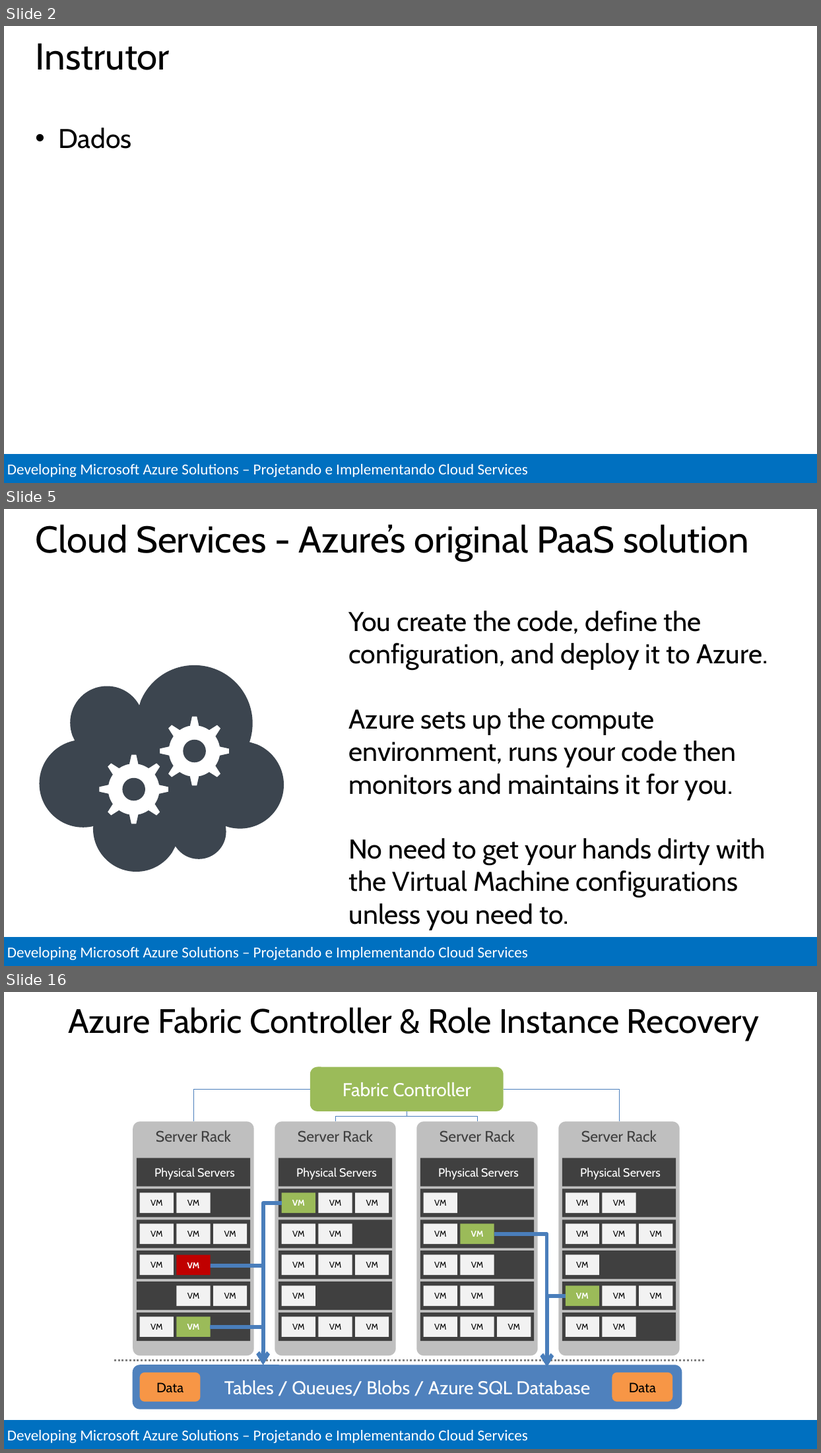
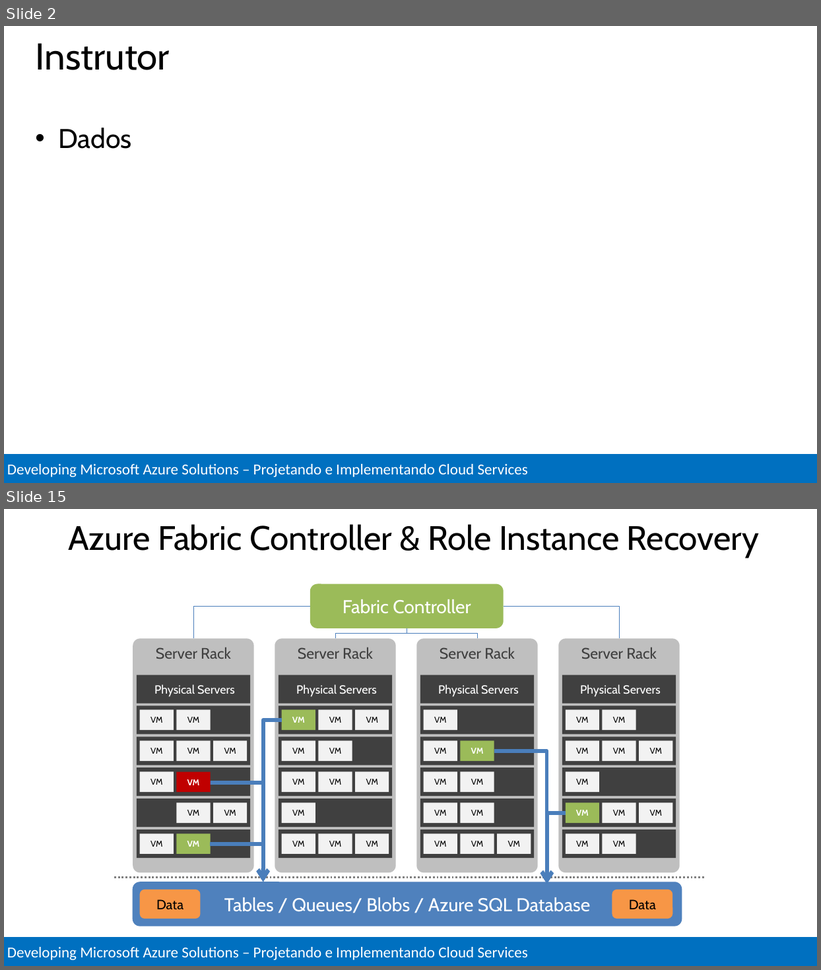
Before and after one commit to Evilazaro/MCSDAzureTraining, a slide deck: Design and Implement Cloud Services/Design and Implement Cloud Services.pptx. Shown one above the other, each under a label of ours: slides 2, 5 and 16 before the commit, slides 2 and 15 after it; the slides between them are not shown. The pictures are 821x1453 and 821x970 pixels, drawn with LibreOffice and Linux fonts; fonts in the diff are those of the drawing. Boxes give left, top, right and bottom in pixels: in the first picture for what was removed or moved away, otherwise in the second. Text is boxed around its words. In the diff, an @@ line names an element or a change of style, - is before the commit and + after.

Commit message:
Tradução Arquitetura do Cloud Service

```diff
--- a/Design and Implement Cloud Services/Design and Implement Cloud Services.pptx
+++ b/Design and Implement Cloud Services/Design and Implement Cloud Services.pptx
@@ slide 5 removed at bbox=[4, 509, 817, 966], background #FFFFFF; not listed: 1 template element that a slide beside it also shows @@
@@ title removed at bbox=[36, 524, 749, 561] @@
-Cloud Services - Azure’s original PaaS solution
@@ text removed at bbox=[349, 611, 768, 931] @@
-You create the code, define the configuration, and deploy it to Azure.
-Azure sets up the compute environment, runs your code then monitors and maintains it for you.
-No need to get your hands dirty with the Virtual Machine configurations unless you need to.
@@ freeform shape removed at bbox=[40, 665, 284, 872] @@
@@ what was slide 16 is now slide 15 @@
```
Also in this commit, not shown: 22 slides changed, 1 slide added, 1 other slide removed.
